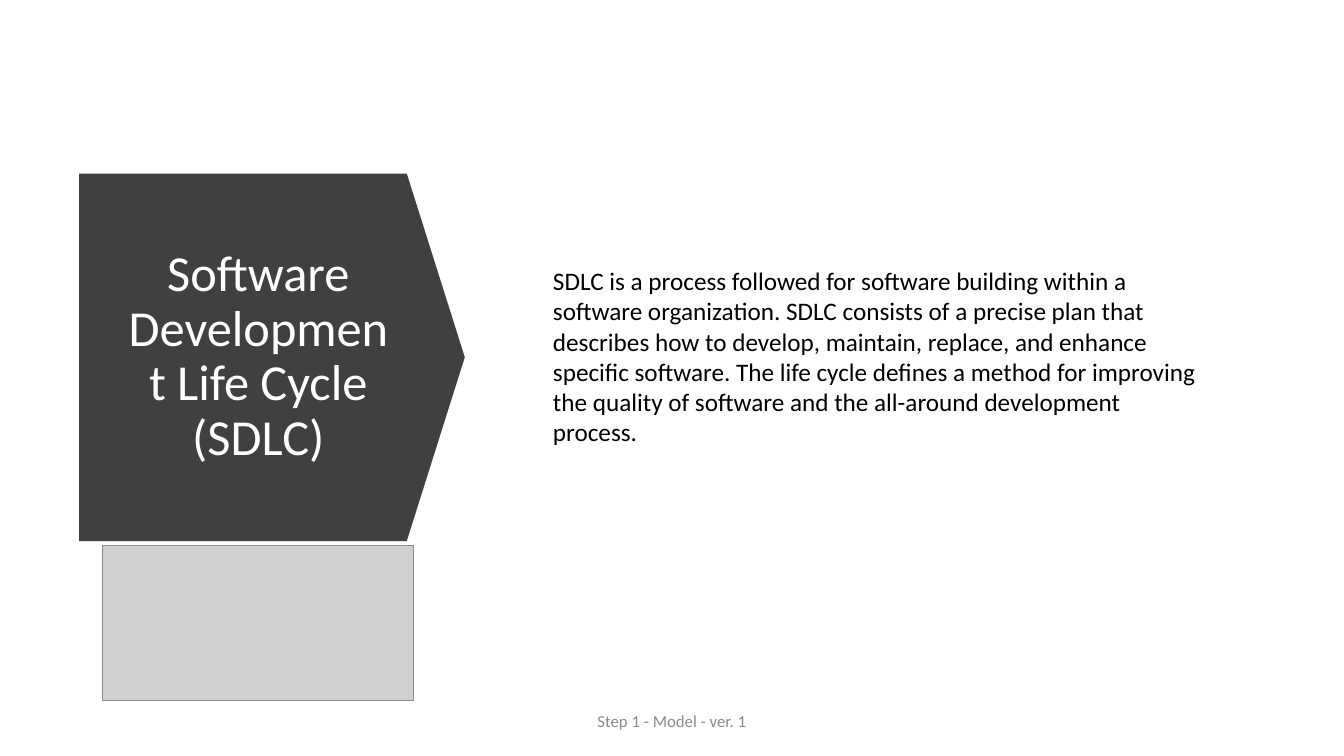
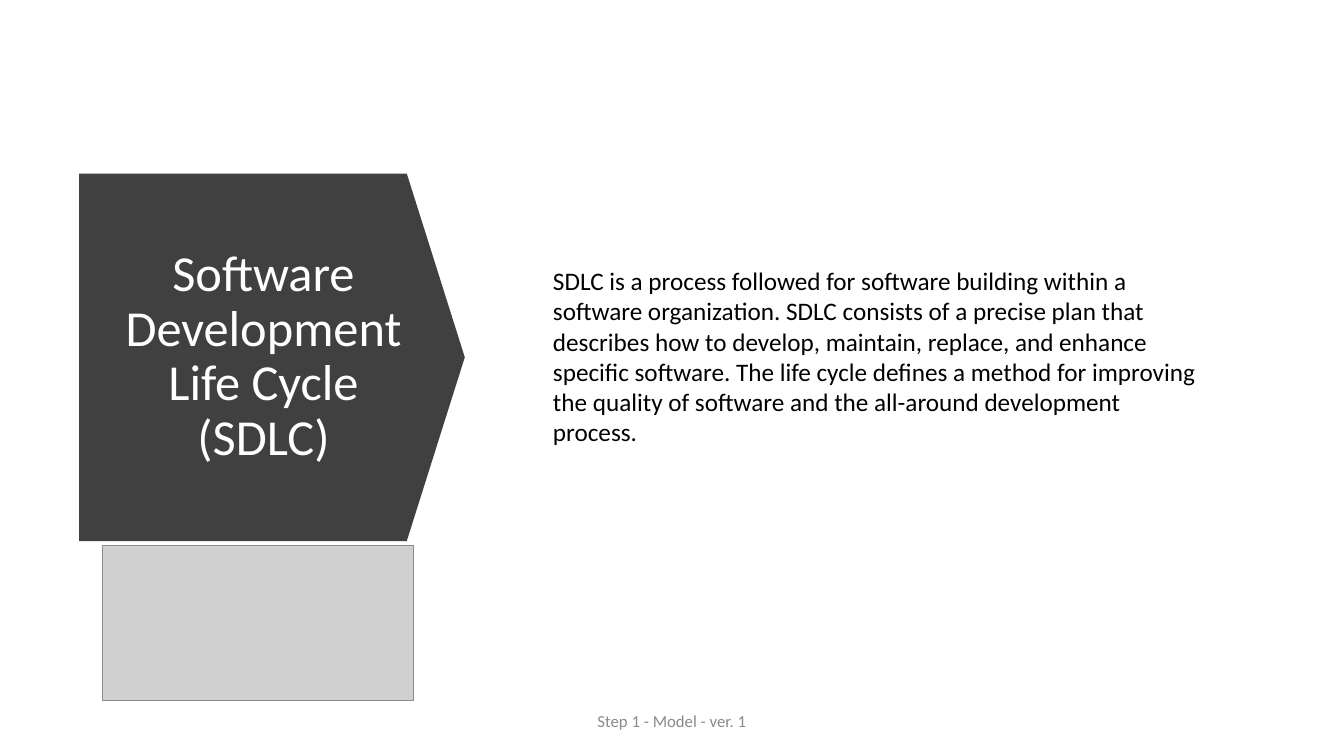
Before and after one commit to ext4dmin/DevOps-Mentorship, a slide deck: slide 4 of Step1-Model_speach.pptx (slide 2 before the commit). Drawn at 1344x756 pixels with LibreOffice and Linux fonts; fonts in the diff are those of the drawing; grey boxes stand for pictures. Boxes give left, top, right and bottom in pixels: in the first picture for what was removed or moved away, otherwise in the second. Text is boxed around its words. In the diff, an @@ line names an element or a change of style, - is before the commit and + after.

```diff
--- a/Step1-Model_speach.pptx
+++ b/Step1-Model_speach.pptx
@@ title "Software Development Life Cycle (SDLC)" rewrapped from (167,256,367,462) to (126,256,402,462) @@
```
Also in this commit, not shown: 1 other slide changed, 34 slides added, 1 other file.
